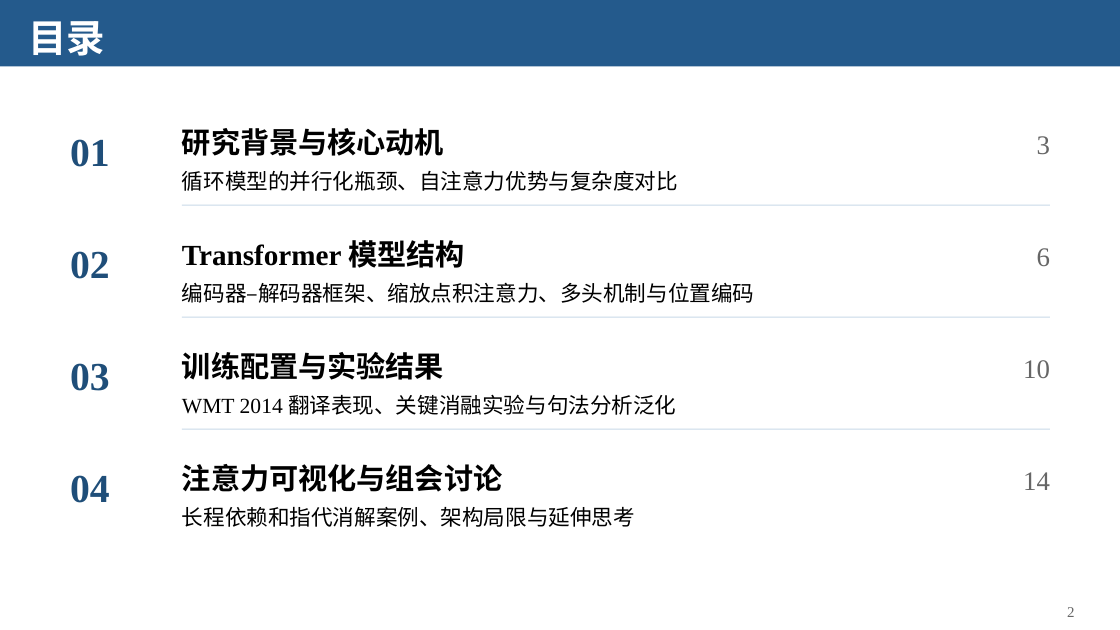
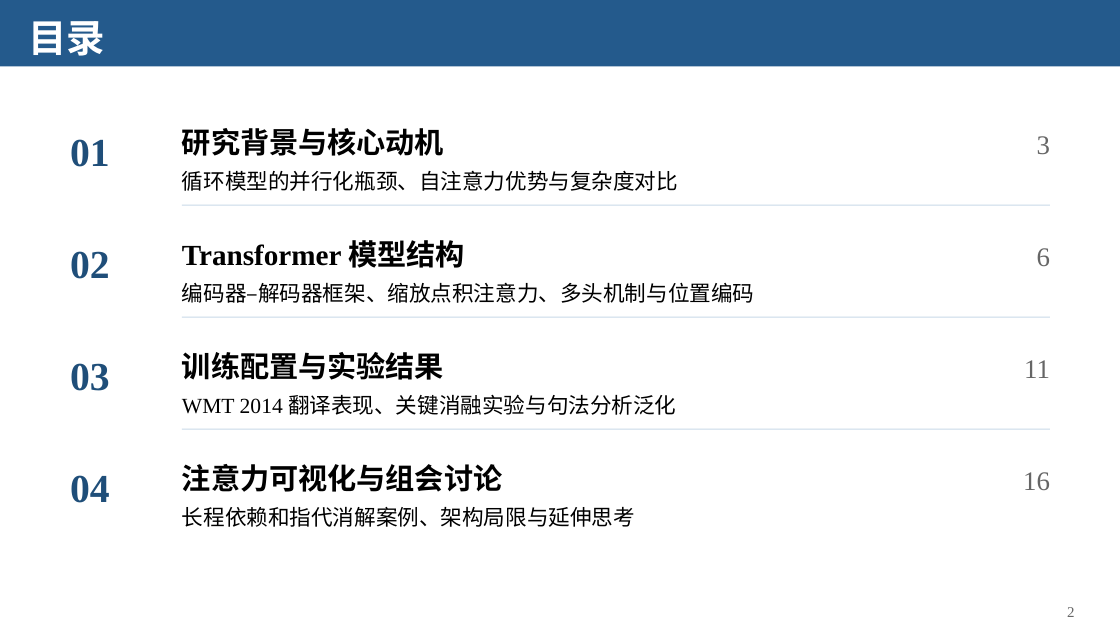
Before and after one commit to Starxy/skills, a slide deck: slide 2 of skills/ppt-craft/assets/academic-blue-template.pptx. Drawn at 1120x630 pixels with LibreOffice and Linux fonts; fonts in the diff are those of the drawing. Boxes give left, top, right and bottom in pixels: in the first picture for what was removed or moved away, otherwise in the second. Text is boxed around its words. In the diff, an @@ line names an element or a change of style, - is before the commit and + after.

```diff
--- a/skills/ppt-craft/assets/academic-blue-template.pptx
+++ b/skills/ppt-craft/assets/academic-blue-template.pptx
@@ text at <box>1024,360,1050,378</box>: text changed @@
-10
+11
@@ text at <box>1023,472,1050,490</box>: text changed @@
-14
+16
```
Also in this commit, not shown: 12 other slides changed, 3 slides added, 2 other files.
